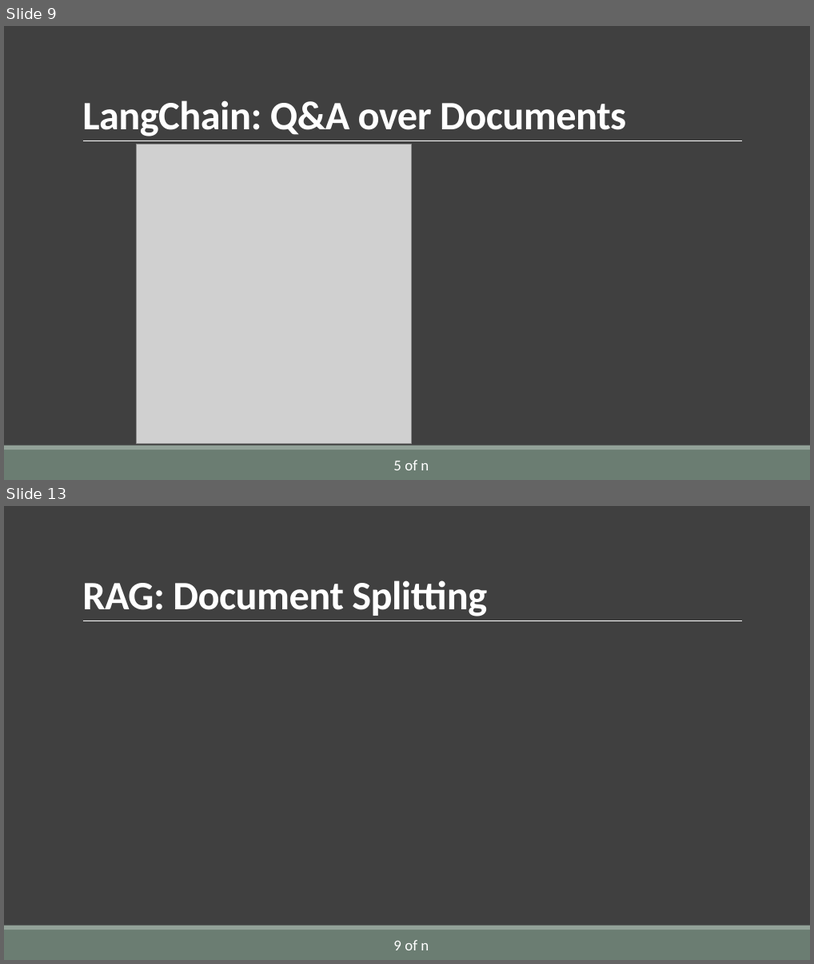
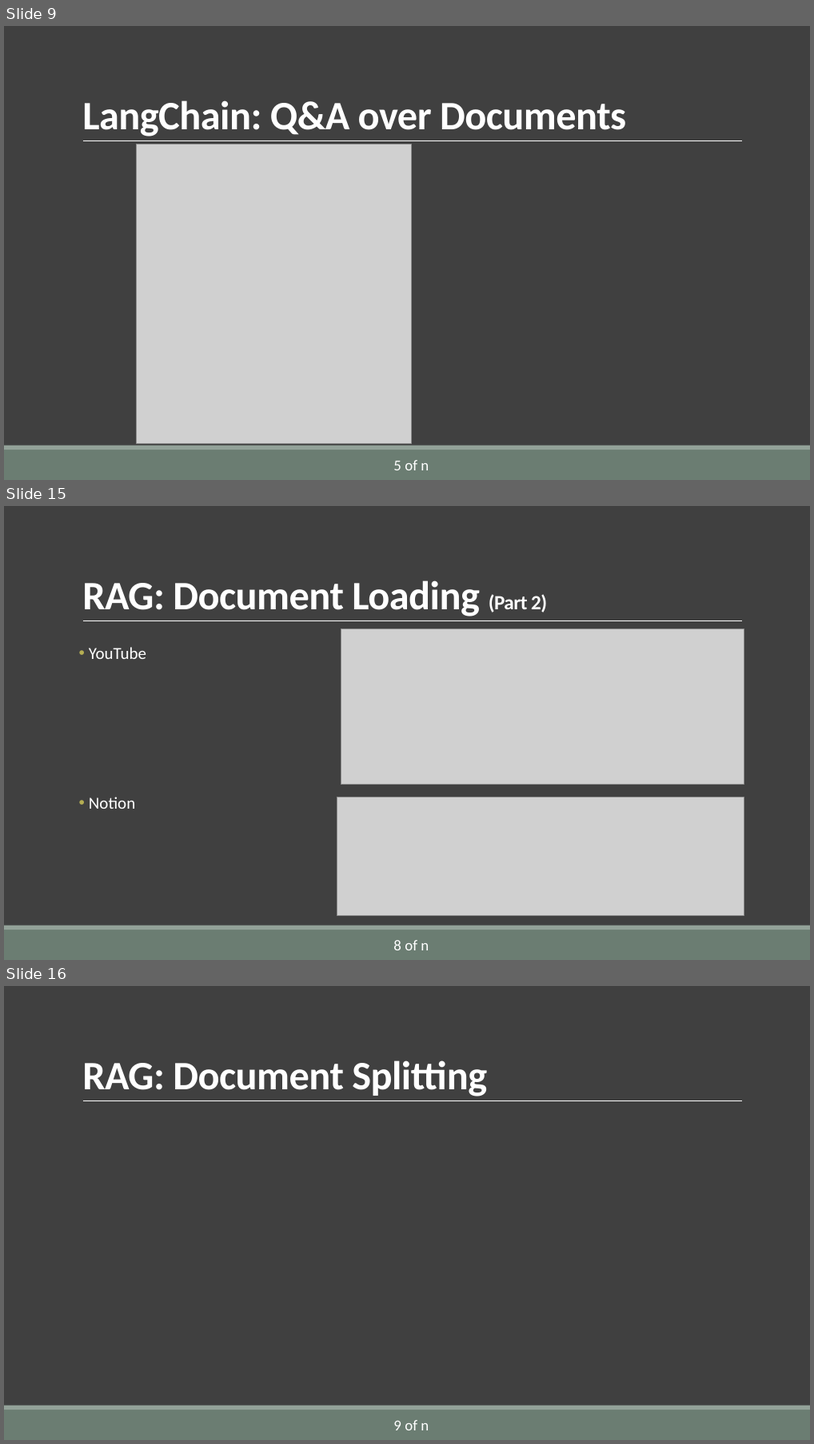
Before and after one commit to AlirezaSaei1/NLP-Assignments, a slide deck: Presentation/Slides/Presentation.pptx. Shown one above the other, each under a label of ours: slides 9 and 13 before the commit, slides 9, 15 and 16 after it; the slides between them are not shown. The pictures are 814x964 and 814x1444 pixels, drawn with LibreOffice and Linux fonts; fonts in the diff are those of the drawing; grey boxes stand for pictures. Boxes give left, top, right and bottom in pixels: in the first picture for what was removed or moved away, otherwise in the second. Text is boxed around its words. In the diff, an @@ line names an element or a change of style, - is before the commit and + after.

```diff
--- a/Presentation/Slides/Presentation.pptx
+++ b/Presentation/Slides/Presentation.pptx
@@ slide 15 added at (4,506,810,960), background #404040; not listed: 3 template elements that a slide beside it also shows @@
@@ title added at (82,580,547,616), 48 pt, text #FFFFFF, bold @@
+RAG: Document Loading (Part 2)
@@ text added at (89,647,146,808), 20 pt, text #FFFFFF @@
+• YouTube
+• Notion
@@ picture added at (341,629,745,784) @@
@@ picture added at (338,797,745,915) @@
@@ text added at (394,940,429,950), 18 pt, text #FFFFFF @@
+8 of n
@@ what was slide 13 is now slide 16 @@
```
Also in this commit, not shown: 7 slides changed, 2 other slides added.
